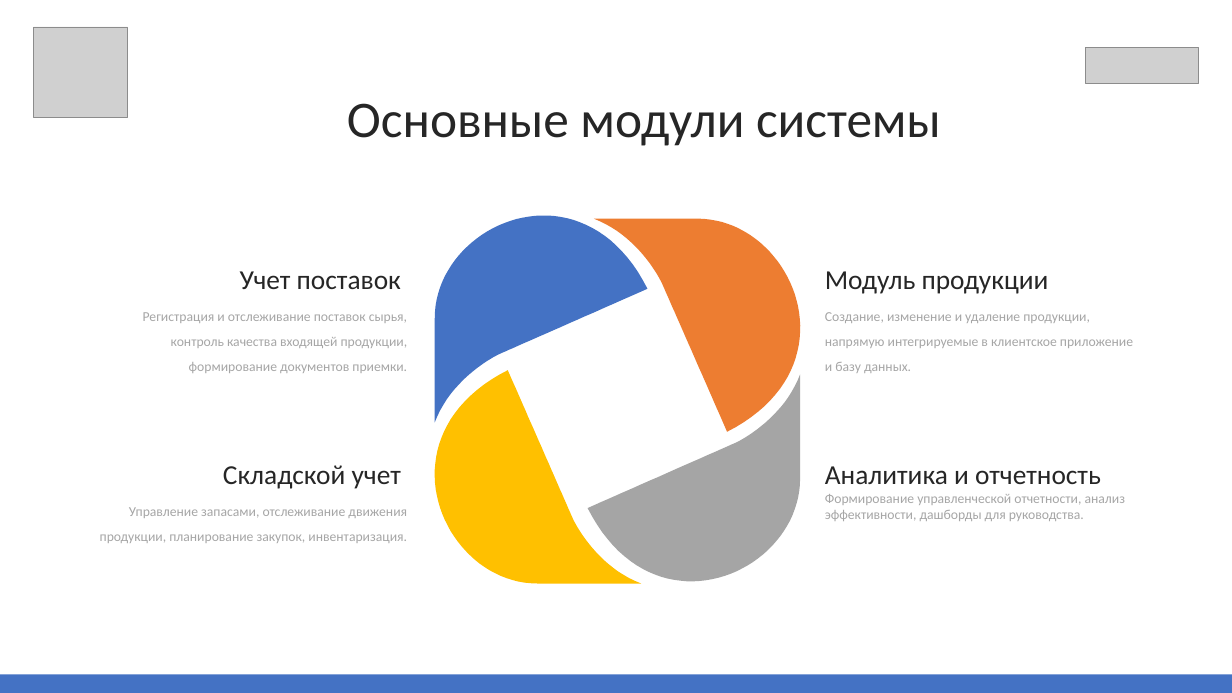
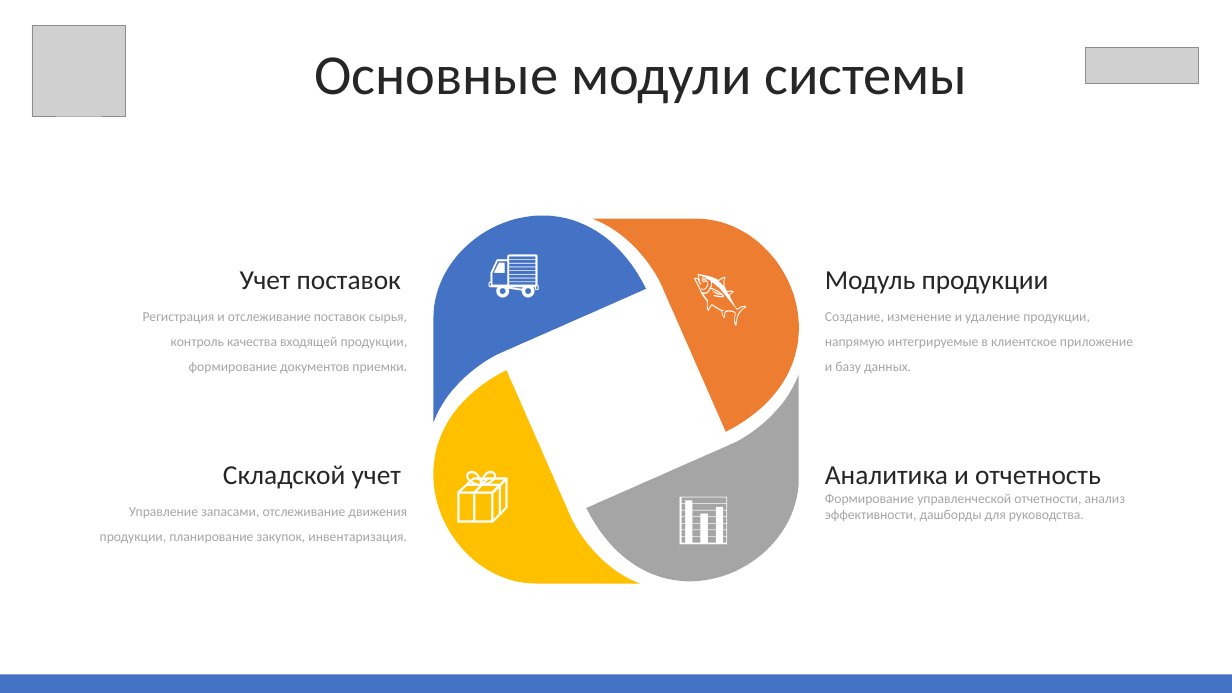
Before and after one commit to katarymba/preza, a slide deck: slide 12 of Презентация.pptx (slide 10 before the commit). Drawn at 1232x693 pixels with LibreOffice and Linux fonts; fonts in the diff are those of the drawing; grey boxes stand for pictures. Boxes give left, top, right and bottom in pixels: in the first picture for what was removed or moved away, otherwise in the second. Text is boxed around its words. In the diff, an @@ line names an element or a change of style, - is before the commit and + after.

```diff
--- a/Презентация.pptx
+++ b/Презентация.pptx
@@ text "Основные модули системы": place and size @@
-text "Основные модули системы" at box(347, 103, 941, 146)
+text "Основные модули системы" at box(314, 57, 967, 104)
@@ text "Основные модули системы" at box(314, 57, 967, 104): size 60 to 66 pt @@
@@ text added at box(480, 240, 614, 308), 60 pt, text #FFFFFF, bold @@
+🚚
@@ text added at box(686, 257, 839, 331), 66 pt, text #FFFFFF, bold @@
+🐟
@@ outline redrawn in 4 elements at box(593, 219, 799, 432), box(434, 216, 646, 423), box(586, 375, 799, 582), box(433, 370, 639, 583) @@
@@ text added at box(450, 454, 570, 529), 66 pt, text #FFFFFF, bold @@
+📦
@@ text added at box(671, 481, 826, 549), 60 pt, text #FFFFFF, bold @@
+📊
```
Also in this commit, not shown: 5 other slides changed, 13 slides added, 7 slides removed.
